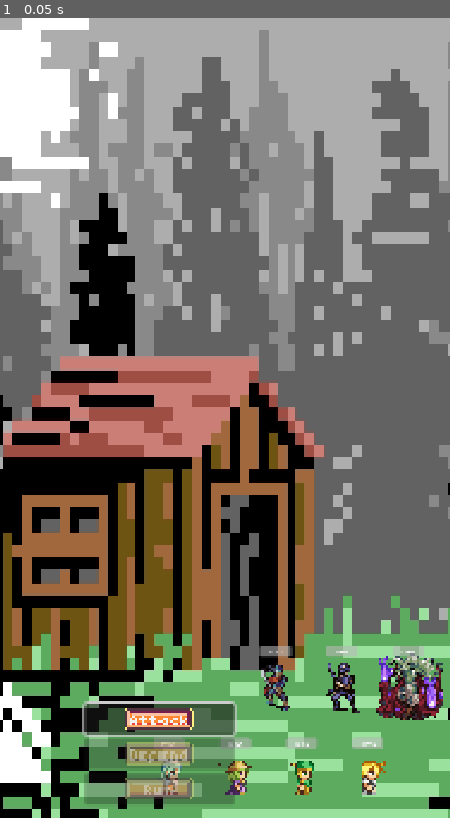
Above: before the commit, frame 1.
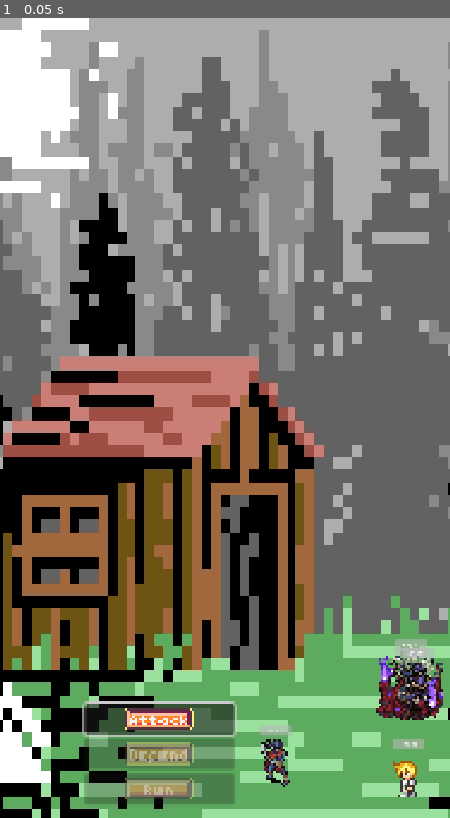
Above: after the commit, the same moment.

Repository: teachermanjeff/rpg2025
Game: Godot game, scene res://battle_scene3.tscn
The game is run twice, just before and just after one commit, with the same random seed, the same clock (stepped at 60 frames per second) and the same inputs. This scene is started directly instead of the project's main scene.
Inputs:
- Up to frame 1 (0.05 s): no input

The runs differ from the first frame. In frame 1, 2.4% of the frame differs, in the area x 34-97%, y 77-98%.

Commit message:
moved enemy groups to show all enemies in groups

Diff:
--- a/rpg-test/battle_scene2.tscn
+++ b/rpg-test/battle_scene2.tscn
@@ -25,7 +25,7 @@
 
 [node name="PlayerGroup" parent="." instance=ExtResource("2_qoigr")]
 position = Vector2(991, 1664)
-scale = Vector2(-5, 5)
+scale = Vector2(5, 5)
 
 [node name="CanvasLayer" type="CanvasLayer" parent="."]
 
--- a/rpg-test/battle_scene3.tscn
+++ b/rpg-test/battle_scene3.tscn
@@ -22,8 +22,8 @@
 scale = Vector2(5, 5)
 
 [node name="PlayerGroup" parent="." instance=ExtResource("2_sveay")]
-position = Vector2(886, 1827)
-scale = Vector2(-5, 5)
+position = Vector2(979, 1829)
+scale = Vector2(5, 5)
 
 [node name="CanvasLayer" type="CanvasLayer" parent="."]
 
--- a/rpg-test/enemygroup.tscn
+++ b/rpg-test/enemygroup.tscn
@@ -7,9 +7,13 @@
 script = ExtResource("1_05mbu")
 
 [node name="CharacterBody2D" parent="." instance=ExtResource("1_e8tfm")]
+position = Vector2(22, -2)
 
 [node name="CharacterBody2D2" parent="." instance=ExtResource("1_e8tfm")]
+position = Vector2(-15, 26)
 
 [node name="CharacterBody2D3" parent="." instance=ExtResource("1_e8tfm")]
+position = Vector2(-2, -4)
 
 [node name="CharacterBody2D4" parent="." instance=ExtResource("1_e8tfm")]
+position = Vector2(6, 27)
--- a/rpg-test/enemygroup_2.tscn
+++ b/rpg-test/enemygroup_2.tscn
@@ -164,6 +164,7 @@
 [node name="CharacterBody2D" parent="." instance=ExtResource("1_828ww")]
 
 [node name="Sprite2D" parent="CharacterBody2D" index="0"]
+position = Vector2(-7, 18)
 texture = ExtResource("2_xkdro")
 
 [node name="focus" parent="CharacterBody2D" index="1"]
@@ -176,12 +177,17 @@
 autoplay = "focusFloat"
 
 [node name="ProgressBar" parent="CharacterBody2D" index="2"]
+offset_left = -15.0
+offset_top = -1.0
+offset_right = 85.0
+offset_bottom = 32.0
 max_value = 150.0
 value = 150.0
 
 [node name="CharacterBody2D2" parent="." instance=ExtResource("1_828ww")]
 
 [node name="Sprite2D" parent="CharacterBody2D2" index="0"]
+position = Vector2(37, 16)
 texture = SubResource("CompressedTexture2D_8i0bh")
 
 [node name="focus" parent="CharacterBody2D2" index="1"]
@@ -193,9 +199,16 @@
 }
 autoplay = "focusFloat"
 
+[node name="ProgressBar" parent="CharacterBody2D2" index="2"]
+offset_left = 30.0
+offset_top = -2.0
+offset_right = 130.0
+offset_bottom = 31.0
+
 [node name="CharacterBody2D3" parent="." instance=ExtResource("1_828ww")]
 
 [node name="Sprite2D" parent="CharacterBody2D3" index="0"]
+position = Vector2(18, -16)
 texture = ExtResource("2_xkdro")
 
 [node name="focus" parent="CharacterBody2D3" index="1"]
@@ -208,12 +221,17 @@
 autoplay = "focusFloat"
 
 [node name="ProgressBar" parent="CharacterBody2D3" index="2"]
+offset_left = 10.0
+offset_top = -35.0
+offset_right = 110.0
+offset_bottom = -2.0
 max_value = 150.0
 value = 150.0
 
 [node name="CharacterBody2D4" parent="." instance=ExtResource("1_828ww")]
 
 [node name="Sprite2D" parent="CharacterBody2D4" index="0"]
+position = Vector2(-18, -16)
 texture = SubResource("CompressedTexture2D_7av0c")
 
 [node name="focus" parent="CharacterBody2D4" index="1"]
@@ -224,6 +242,12 @@
 &"": SubResource("AnimationLibrary_gprtj")
 }
 autoplay = "focusFloat"
+
+[node name="ProgressBar" parent="CharacterBody2D4" index="2"]
+offset_left = -25.0
+offset_top = -34.0
+offset_right = 75.0
+offset_bottom = -1.0
 
 [editable path="CharacterBody2D"]
 [editable path="CharacterBody2D2"]
--- a/rpg-test/enemygroup_3.tscn
+++ b/rpg-test/enemygroup_3.tscn
@@ -157,6 +157,9 @@
 
 [node name="CharacterBody2D" parent="." instance=ExtResource("1_whyas")]
 
+[node name="Sprite2D" parent="CharacterBody2D" index="0"]
+position = Vector2(0, 36)
+
 [node name="focus" parent="CharacterBody2D" index="1"]
 position = Vector2(-15, -1.5)
 
@@ -166,12 +169,18 @@
 }
 autoplay = "focusFloat"
 
+[node name="ProgressBar" parent="CharacterBody2D" index="2"]
+offset_top = 18.0
+offset_bottom = 51.0
+
 [node name="CharacterBody2D4" parent="." instance=ExtResource("1_whyas")]
 
 [node name="Sprite2D" parent="CharacterBody2D4" index="0"]
+position = Vector2(33, 0)
 texture = ExtResource("2_nfoow")
 
 [node name="focus" parent="CharacterBody2D4" index="1"]
+z_index = 1
 position = Vector2(-15, -1.5)
 
 [node name="AnimationPlayer" type="AnimationPlayer" parent="CharacterBody2D4/focus" index="0"]
@@ -180,6 +189,10 @@
 }
 
 [node name="ProgressBar" parent="CharacterBody2D4" index="2"]
+offset_left = 25.0
+offset_top = -19.0
+offset_right = 125.0
+offset_bottom = 14.0
 max_value = 150.0
 value = 150.0
 
@@ -198,12 +211,17 @@
 autoplay = "focusFloat"
 
 [node name="ProgressBar" parent="CharacterBody2D3" index="2"]
+offset_left = -7.0
+offset_top = -23.0
+offset_right = 93.0
+offset_bottom = 10.0
 max_value = 200.0
 value = 200.0
 
 [node name="CharacterBody2D2" parent="." instance=ExtResource("1_whyas")]
 
 [node name="Sprite2D" parent="CharacterBody2D2" index="0"]
+position = Vector2(-28, 0)
 texture = ExtResource("2_nfoow")
 
 [node name="focus" parent="CharacterBody2D2" index="1"]
@@ -216,6 +234,10 @@
 autoplay = "focusFloat"
 
 [node name="ProgressBar" parent="CharacterBody2D2" index="2"]
+offset_left = -36.0
+offset_top = -19.0
+offset_right = 64.0
+offset_bottom = 14.0
 max_value = 150.0
 value = 150.0
 
